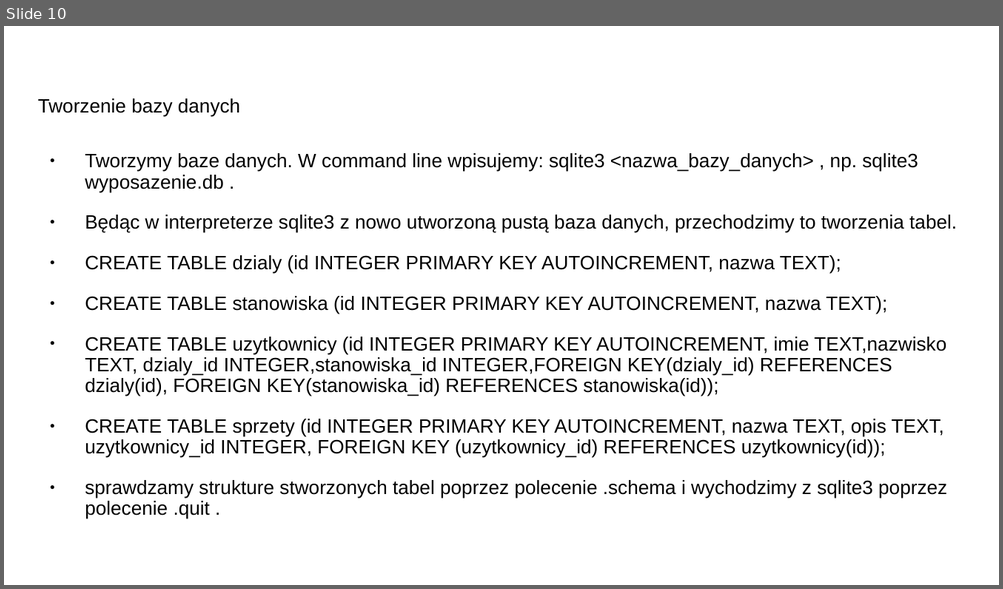
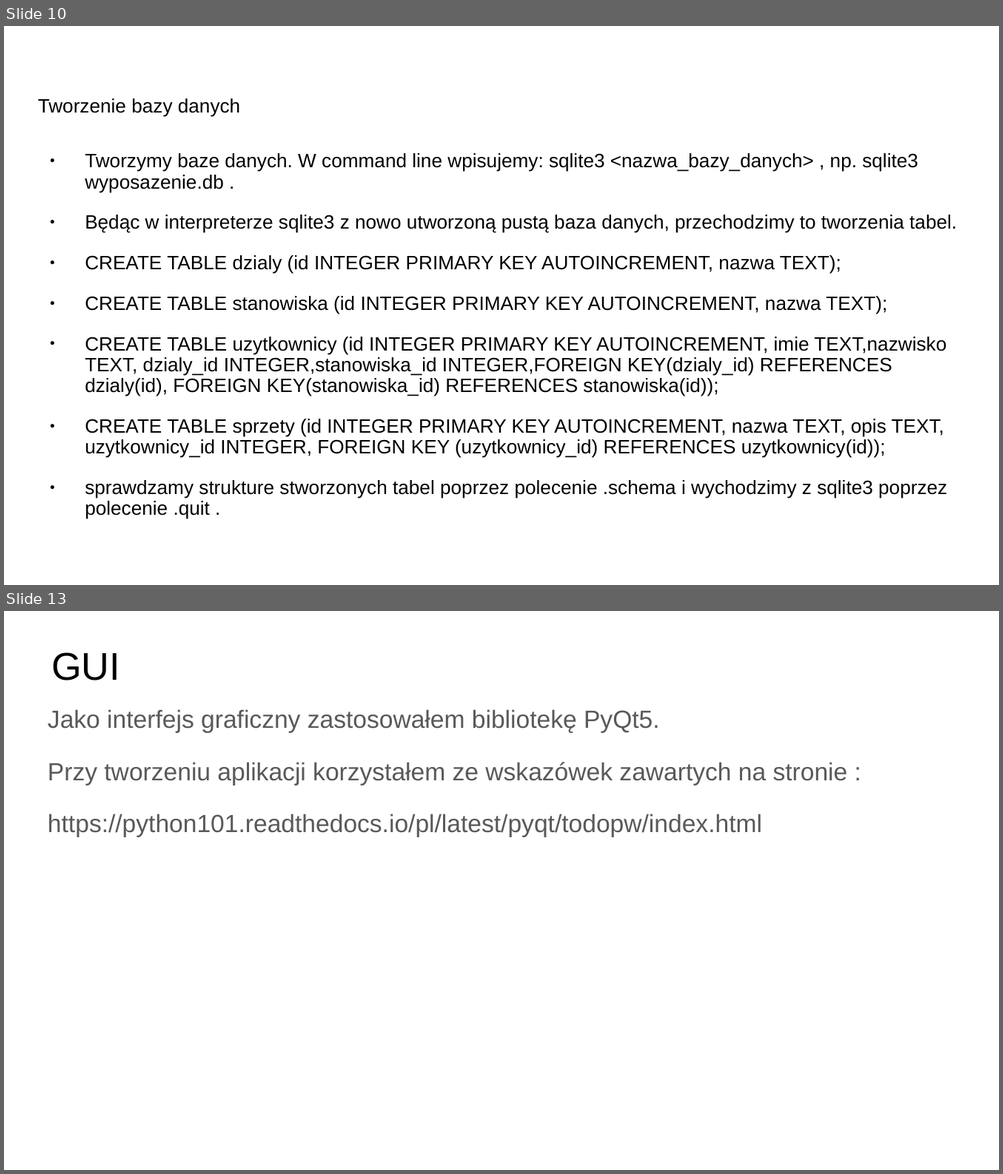
Before and after one commit to PrzemekN/wyposazenie, a slide deck: ProjektBazyDanychWyposazenie.odp. Shown one above the other, each under a label of ours: slide 10 before the commit, slides 10 and 13 after it; the slides between them are not shown. The pictures are 1003x589 and 1003x1174 pixels, drawn with LibreOffice and Linux fonts; fonts in the diff are those of the drawing. Boxes give left, top, right and bottom in pixels: in the first picture for what was removed or moved away, otherwise in the second. Text is boxed around its words. In the diff, an @@ line names an element or a change of style, - is before the commit and + after.

```diff
--- a/ProjektBazyDanychWyposazenie.odp
+++ b/ProjektBazyDanychWyposazenie.odp
@@ slide 13 added at (x1=4, y1=611, x2=999, y2=1170), background #FFFFFF @@
@@ text added at (x1=51, y1=652, x2=120, y2=681), 28 pt, text #000000 @@
+GUI
@@ text added at (x1=48, y1=709, x2=848, y2=837), 18 pt, text #595959 @@
+Jako interfejs graficzny zastosowałem bibliotekę PyQt5.
+Przy tworzeniu aplikacji korzystałem ze wskazówek zawartych na stronie :
+https://python101.readthedocs.io/pl/latest/pyqt/todopw/index.html
```
Also in this commit, not shown: 3 other slides added, 3 other files.
